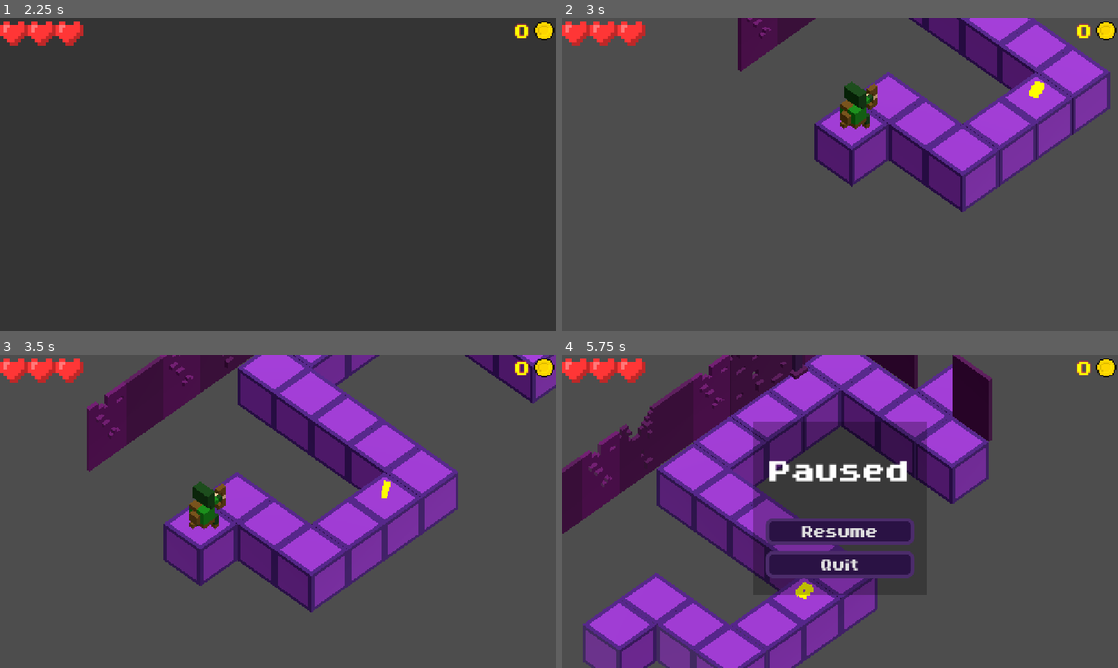
Above: before the commit, frames 1-4 (two rows, left to right).
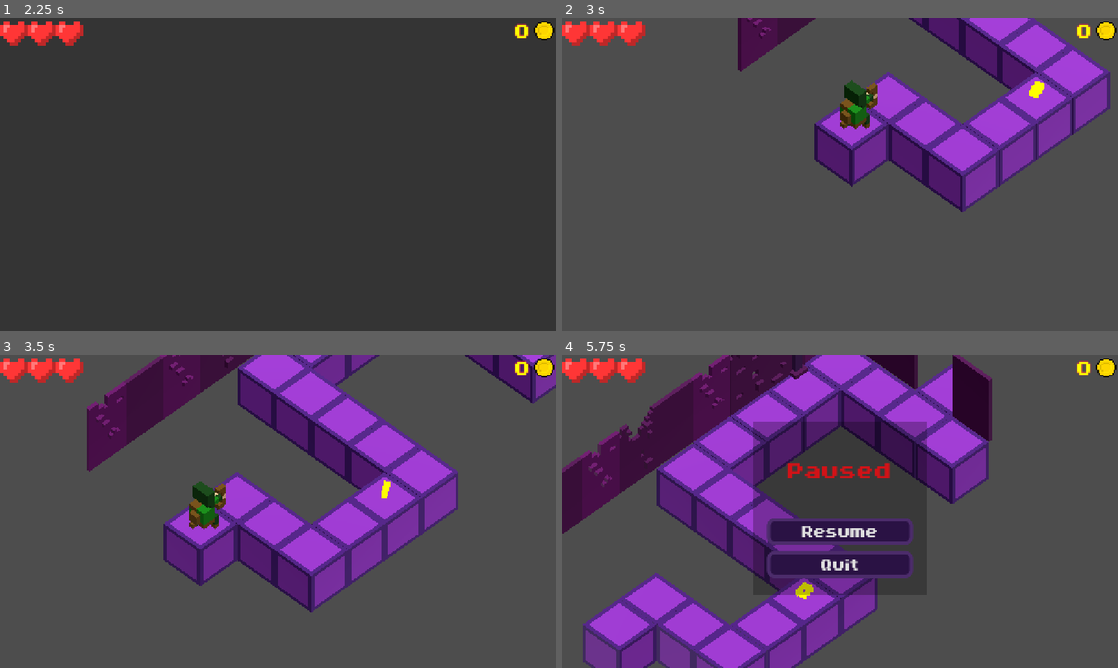
Above: after the commit, the same moments.

Repository: wenqiange/Looty-Dungeon-Recreation
Game: Godot game, scene res://Scenes/MainMenu.tscn
Same seed, same stepped clock (60 frames per second), same inputs: the game is played once before the commit and once after it. Sound files missing from this copy of the repository are replaced by a short silence.
Inputs (mouse positions are in pixels of both pictures, inside the frame that each line leads up to):
- Up to frame 1 (2.25 s): click (278, 89) at 0.5 s; click (278, 89) at 1.25 s; tap Enter at 2 s; move the mouse to (400, 158) at 2.02 s; hold D (move_right) from 2.03 s (still down); tap Z (Action) at 2.1 s
- Up to frame 2 (3 s): move the mouse to (728, 190) at 2.77 s; release D (move_right) at 2.78 s; hold S (move_down) from 2.78 s (still down); tap Z (Action) at 2.85 s
- Up to frame 3 (3.5 s): keep holding S (move_down)
- Up to frame 4 (5.75 s): move the mouse to (895, 442) at 3.52 s; release S (move_down) at 3.53 s; hold D (move_right) 3.53-4.28 s; tap Z (Action) at 3.6, 4.35, 5.1 s; move the mouse to (812, 574) at 4.27 s; hold W (move_up) 4.28-5.03 s; move the mouse to (1006, 558) at 5.02 s; hold A (move_left) from 5.03 s (still down); tap Escape (pause) at 5.65 s

Frame 1 is identical in both runs. In frame 2, 0.1% of the frame differs, in the area x 50-57%, y 19-36%; in frame 3, less than 0.1%; in frame 4, 1.3%, in the area x 36-64%, y 33-72%.

Commit message:
Revivir por 5 monedas

Diff:
--- a/looty-dungeon/Assets/Basic_UI.tres
+++ b/looty-dungeon/Assets/Basic_UI.tres
@@ -21,10 +21,12 @@
 
 [resource]
 Button/colors/font_color = Color(0.875, 0.875, 0.875, 1)
+Button/colors/font_disabled_color = Color(0.875, 0.875, 0.875, 0.5)
 Button/colors/font_focus_color = Color(0.972549, 0.7607843, 0.12941177, 1)
 Button/colors/font_hover_color = Color(0.98039216, 0.7529412, 0.09019608, 1)
 Button/font_sizes/font_size = 24
 Button/fonts/font = ExtResource("1_15txp")
+Button/styles/disabled = SubResource("StyleBoxFlat_15txp")
 Button/styles/hover = SubResource("StyleBoxFlat_15txp")
 Button/styles/hover_pressed = SubResource("StyleBoxFlat_15txp")
 Button/styles/normal = SubResource("StyleBoxFlat_15txp")
--- a/looty-dungeon/Scenes/game.tscn
+++ b/looty-dungeon/Scenes/game.tscn
@@ -19,6 +19,8 @@
 [ext_resource type="Theme" uid="uid://cmt8euj1nkipj" path="res://Assets/Basic_UI.tres" id="16_nnt18"]
 [ext_resource type="Script" uid="uid://b2wneb1seiu8i" path="res://Scripts/quit_button.gd" id="18_85qyi"]
 [ext_resource type="PackedScene" uid="uid://dycm5q334jh7f" path="res://Scenes/MainMenu.tscn" id="19_iivbl"]
+[ext_resource type="Script" uid="uid://v864l0kvxjcg" path="res://Scripts/revive_button.gd" id="20_7nbq1"]
+[ext_resource type="Script" uid="uid://4f2hukpm28vb" path="res://Scripts/death_menu.gd" id="20_exi56"]
 
 [sub_resource type="Environment" id="Environment_wowpa"]
 ambient_light_source = 2
@@ -26,14 +28,14 @@
 ambient_light_energy = 0.1
 
 [sub_resource type="LabelSettings" id="LabelSettings_ewbju"]
-font_size = 124
+font_size = 92
+font_color = Color(0.8235294, 0.07058824, 0.09019608, 1)
 
 [node name="Game" type="Node3D" unique_id=161529061]
 script = ExtResource("1_wrm1d")
 levels = Array[PackedScene]([ExtResource("2_i6g32"), ExtResource("3_nb51f"), ExtResource("4_nnt18"), ExtResource("5_ewbju"), ExtResource("6_85qyi"), ExtResource("7_iivbl"), ExtResource("8_7nbq1"), ExtResource("9_exi56"), ExtResource("10_7t8sx"), ExtResource("11_mg4q0")])
 
 [node name="Arquero" parent="." unique_id=1232147745 instance=ExtResource("4_v158k")]
-process_mode = 4
 transform = Transform3D(1, 0, 0, 0, 1, 0, 0, 0, 1, 4, 0.5, -4)
 
 [node name="Camera3D" type="Camera3D" parent="." unique_id=385508313 node_paths=PackedStringArray("follow")]
@@ -126,5 +128,73 @@
 fade = NodePath("../../../fade_transition")
 UI = NodePath("../..")
 
+[node name="DeathMenu" type="ColorRect" parent="UI" unique_id=2021708240]
+process_mode = 3
+visible = false
+anchors_preset = 8
+anchor_left = 0.5
+anchor_top = 0.5
+anchor_right = 0.5
+anchor_bottom = 0.5
+offset_left = -200.0
+offset_top = -208.0
+offset_right = 200.0
+offset_bottom = 191.0
+grow_horizontal = 2
+grow_vertical = 2
+color = Color(0, 0, 0, 0.25882354)
+script = ExtResource("20_exi56")
+
+[node name="VBoxContainer" type="VBoxContainer" parent="UI/DeathMenu" unique_id=1026743568]
+process_mode = 2
+layout_mode = 1
+anchors_preset = -1
+anchor_left = 0.1
+anchor_top = 0.1
+anchor_right = 0.9
+anchor_bottom = 0.9
+grow_horizontal = 2
+grow_vertical = 2
+theme = ExtResource("16_nnt18")
+
+[node name="Label" type="Label" parent="UI/DeathMenu/VBoxContainer" unique_id=188906842]
+layout_mode = 2
+size_flags_vertical = 3
+text = "You died"
+label_settings = SubResource("LabelSettings_ewbju")
+horizontal_alignment = 1
+vertical_alignment = 1
+
+[node name="HSeparator" type="HSeparator" parent="UI/DeathMenu/VBoxContainer" unique_id=1397817021]
+custom_minimum_size = Vector2(0, 32)
+layout_mode = 2
+
+[node name="ReviveButton" type="Button" parent="UI/DeathMenu/VBoxContainer" unique_id=1977685204 node_paths=PackedStringArray("player")]
+layout_mode = 2
+theme_override_font_sizes/font_size = 64
+disabled = true
+text = "Retry level
+5 coins"
+script = ExtResource("20_7nbq1")
+player = NodePath("../../../../Arquero")
+
+[node name="HSeparator2" type="HSeparator" parent="UI/DeathMenu/VBoxContainer" unique_id=581506166]
+custom_minimum_size = Vector2(0, 8)
+layout_mode = 2
+
+[node name="QuitButton" type="Button" parent="UI/DeathMenu/VBoxContainer" unique_id=8090489 node_paths=PackedStringArray("fade", "UI")]
+layout_mode = 2
+theme_override_font_sizes/font_size = 64
+text = "Quit
+"
+script = ExtResource("18_85qyi")
+next_scene = ExtResource("19_iivbl")
+fade = NodePath("../../../fade_transition")
+UI = NodePath("../..")
+
+[connection signal="dead" from="Arquero" to="UI/DeathMenu" method="on_death"]
 [connection signal="pressed" from="UI/PauseMenu/VBoxContainer/ResumeButton" to="UI/PauseMenu" method="unpause_game"]
 [connection signal="pressed" from="UI/PauseMenu/VBoxContainer/QuitButton" to="UI/PauseMenu/VBoxContainer/QuitButton" method="_on_pressed"]
+[connection signal="pressed" from="UI/DeathMenu/VBoxContainer/ReviveButton" to="." method="revive"]
+[connection signal="pressed" from="UI/DeathMenu/VBoxContainer/ReviveButton" to="UI/DeathMenu" method="revive"]
+[connection signal="pressed" from="UI/DeathMenu/VBoxContainer/QuitButton" to="UI/DeathMenu/VBoxContainer/QuitButton" method="_on_pressed"]
--- a/looty-dungeon/Scripts/PlayerCoins.gd
+++ b/looty-dungeon/Scripts/PlayerCoins.gd
@@ -11,3 +11,7 @@
 func add_coin() -> void:
 	coins += 1
 	coins_changed.emit(coins)
+
+func remove_coins(num:int) -> void:
+	coins -= num
+	coins_changed.emit(coins)
--- /dev/null
+++ b/looty-dungeon/Scripts/death_menu.gd
@@ -0,0 +1,10 @@
+extends ColorRect
+
+func on_death():
+	show()
+	get_tree().paused = true
+
+
+func revive() -> void:
+	hide()
+	get_tree().paused = false
--- a/looty-dungeon/Scripts/fade_transition.gd
+++ b/looty-dungeon/Scripts/fade_transition.gd
@@ -2,6 +2,7 @@
 extends ColorRect
 
 @onready var animation_player: AnimationPlayer = $AnimationPlayer
+
 
 func fade_in():
 	show()
--- a/looty-dungeon/Scripts/game_manager.gd
+++ b/looty-dungeon/Scripts/game_manager.gd
@@ -17,7 +17,7 @@
 
 	$Music.play()
 	player = get_tree().get_first_node_in_group("Player")
-	player.process_mode = Node.PROCESS_MODE_DISABLED
+	player.freeze()
 
 	changing = true
 	level_num = 0
@@ -40,7 +40,7 @@
 	tween.tween_property(cur_level,"position",Vector3.ZERO,3)
 	tween.parallel().tween_property(player,"position",player_pos,3)
 	await tween.finished
-	player.process_mode = Node.PROCESS_MODE_INHERIT
+	player.un_freeze()
 	camera.lock = false
 	cur_level.on_level_finished.connect(next_level)
 	cur_level.start_falling()
@@ -49,7 +49,7 @@
 	camera.lock_position = player.position
 	camera.lock = true
 
-	player.process_mode = Node.PROCESS_MODE_DISABLED
+	player.freeze()
 
 	var tween = get_tree().create_tween()
 	tween.set_ease(Tween.EASE_IN).set_trans(Tween.TRANS_CIRC)
@@ -86,3 +86,11 @@
 		if key_pressed != -1:
 			level_num = key_pressed
 			change_level(levels[key_pressed])
+
+func revive():
+	changing = true
+	await exit_level()
+	player.player_coins.remove_coins(5)
+	player.reset_player()
+	await enter_level(levels[level_num])
+	changing = false
--- a/looty-dungeon/Scripts/player.gd
+++ b/looty-dungeon/Scripts/player.gd
@@ -11,12 +11,15 @@
 @onready var slime_delay: Timer = $SlimeDelay
 @onready var hit_animator: AnimationPlayer = $HitAnimator
 
+@onready var player_coins: PlayerCoins = $PlayerCoins
+
 @export var Attack_animation:String
 
 signal finished_step
 signal dead
 
 var can_move:bool = true
+var is_freeze: bool = false
 
 var just_attacked:bool = false
 
@@ -36,16 +39,19 @@
 	animator.play("Basic/Idle")
 
 func _process(_delta: float) -> void:
+	if is_freeze: return
 	if grid_movement.is_moving:
 		animator.play("Basic/Walk")
 	elif can_move:
 		animator.play("Basic/Idle")
 
 func _physics_process(_delta: float) -> void:
+	if is_freeze: return
 	if can_move:
 		if not grid_movement.on_ground and not grid_movement.is_moving:
 			can_move = false
 			animator.play("Basic/Fall")
+			await animator.animation_finished
 			dead.emit()
 			return
 
@@ -79,7 +85,7 @@
 	else:
 		health.on_heal(health.max_health)
 	grid_movement.cur_effect = 0
-	animator.play("Basic/Idle")
+	animator.play("RESET")
 
 func remove_slime():
 	can_move = false
@@ -90,6 +96,7 @@
 func die():
 	can_move = false
 	animator.play("Basic/Die")
+	await animator.animation_finished
 	dead.emit()
 
 func on_hit():
@@ -102,3 +109,11 @@
 
 func get_look_rot():
 	return body.rotation
+
+func freeze():
+	is_freeze = true
+	#grid_movement.process_mode = Node.PROCESS_MODE_DISABLED
+
+func un_freeze():
+	is_freeze = false
+	#grid_movement.process_mode = Node.PROCESS_MODE_INHERIT
--- /dev/null
+++ b/looty-dungeon/Scripts/revive_button.gd
@@ -0,0 +1,9 @@
+extends Button
+
+@export var player:Player
+
+func _ready() -> void:
+	player.player_coins.coins_changed.connect(update_button)
+
+func update_button(total:int):
+	disabled = total < 5
Not shown, added: looty-dungeon/Scripts/death_menu.gd.uid
Not shown, added: looty-dungeon/Scripts/revive_button.gd.uid
